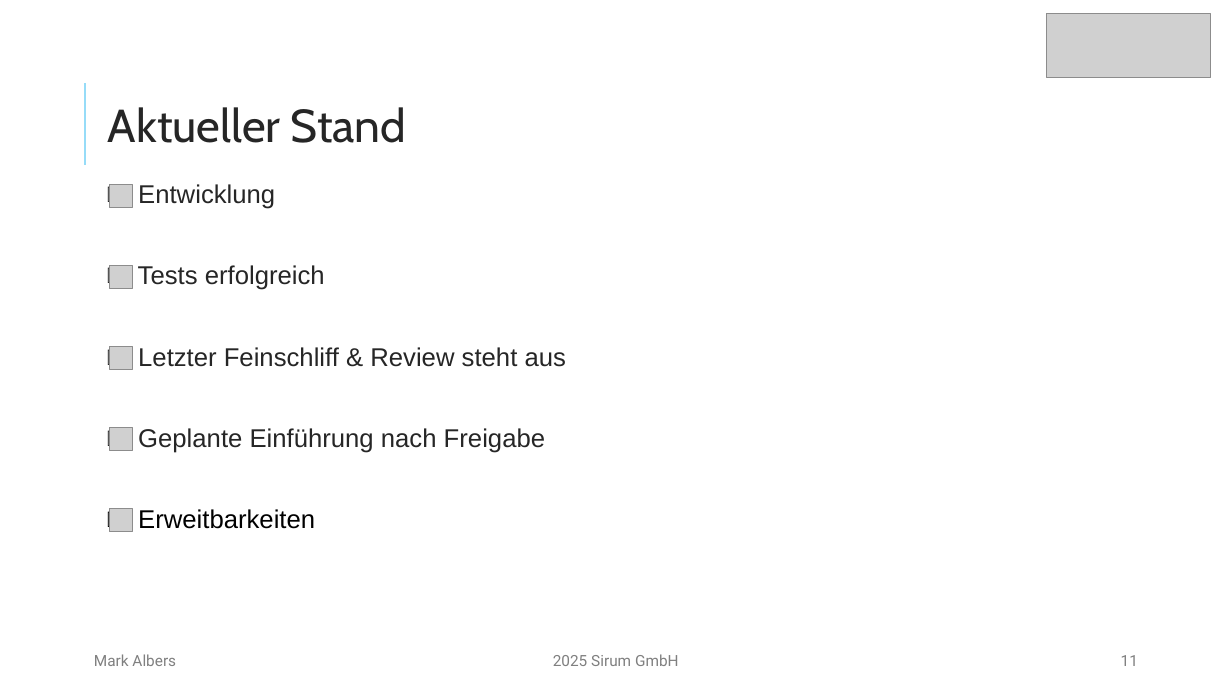
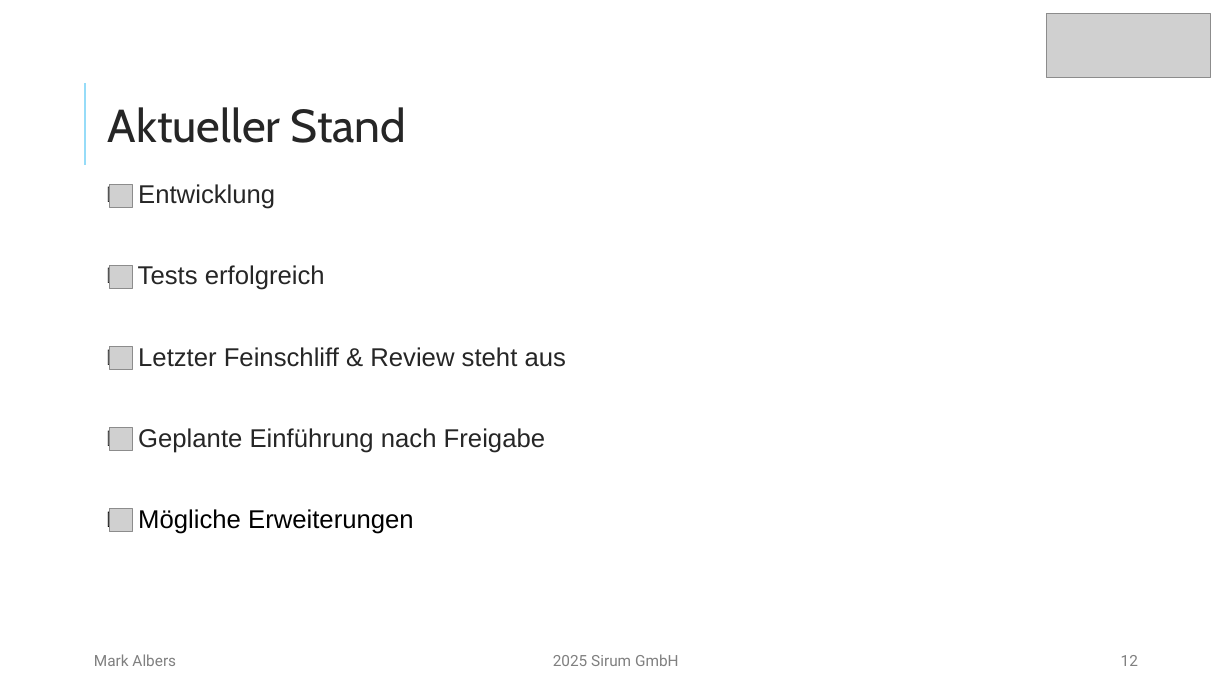
Before and after one commit to mork02/IHK-Projekt, a slide deck: slide 12 of Präsentation/Entwicklung eines Odoo-Moduls zur ZIP-komprimierten Dateiverwaltung im Dokumentenmanagementsystem.pptx (slide 11 before the commit). Drawn at 1232x693 pixels with LibreOffice and Linux fonts; fonts in the diff are those of the drawing; grey boxes stand for pictures. Boxes give left, top, right and bottom in pixels: in the first picture for what was removed or moved away, otherwise in the second. Text is boxed around its words. In the diff, an @@ line names an element or a change of style, - is before the commit and + after.

```diff
--- a/Präsentation/Entwicklung eines Odoo-Moduls zur ZIP-komprimierten Dateiverwaltung im Dokumentenmanagementsystem.pptx
+++ b/Präsentation/Entwicklung eines Odoo-Moduls zur ZIP-komprimierten Dateiverwaltung im Dokumentenmanagementsystem.pptx
@@ text at [138,509,414,534]: text changed @@
-□ Erweitbarkeiten
+□ Mögliche Erweiterungen
@@ page number at [1121,655,1138,666]: text changed @@
-11
+12
```
Also in this commit, not shown: 5 other slides changed, 1 slide added.
